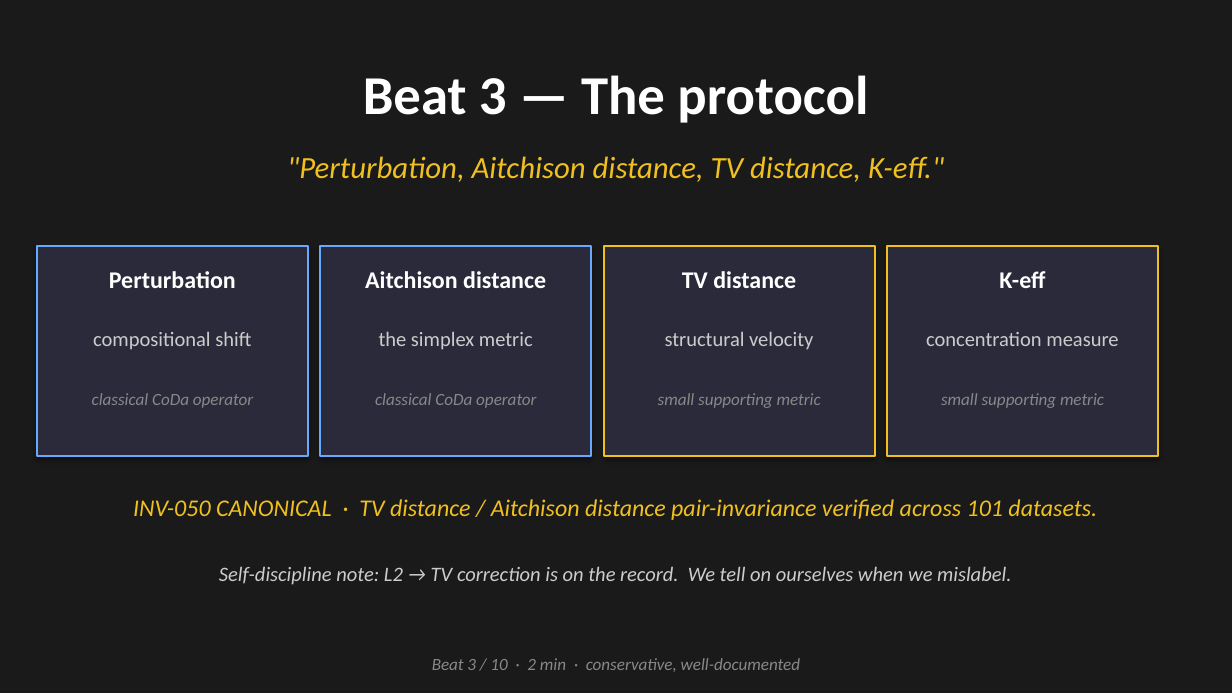
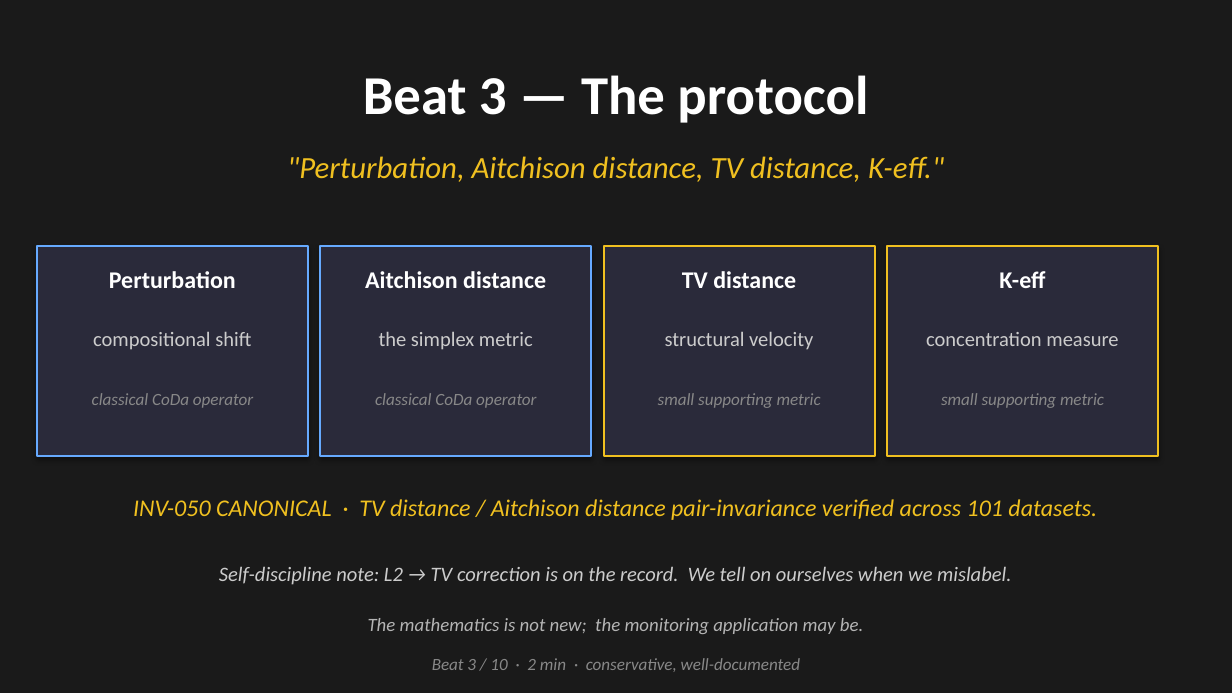
Before and after one commit to PeterHiggins19/higgins-decomposition, a slide deck: slide 4 of CODA-Association/CODAwork2026/CodaWork2026_Talk_2026-05-13.pptx. Drawn at 1232x693 pixels with LibreOffice and Linux fonts; fonts in the diff are those of the drawing. Boxes give left, top, right and bottom in pixels: in the first picture for what was removed or moved away, otherwise in the second. Text is boxed around its words. In the diff, an @@ line names an element or a change of style, - is before the commit and + after.

```diff
--- a/CODA-Association/CODAwork2026/CodaWork2026_Talk_2026-05-13.pptx
+++ b/CODA-Association/CODAwork2026/CodaWork2026_Talk_2026-05-13.pptx
@@ text added at bbox=[368, 618, 863, 634], 11 pt, text #B4B4B4, italic @@
+The mathematics is not new; the monitoring application may be.
```
Also in this commit, not shown: 3 other slides changed, 18 other files.
